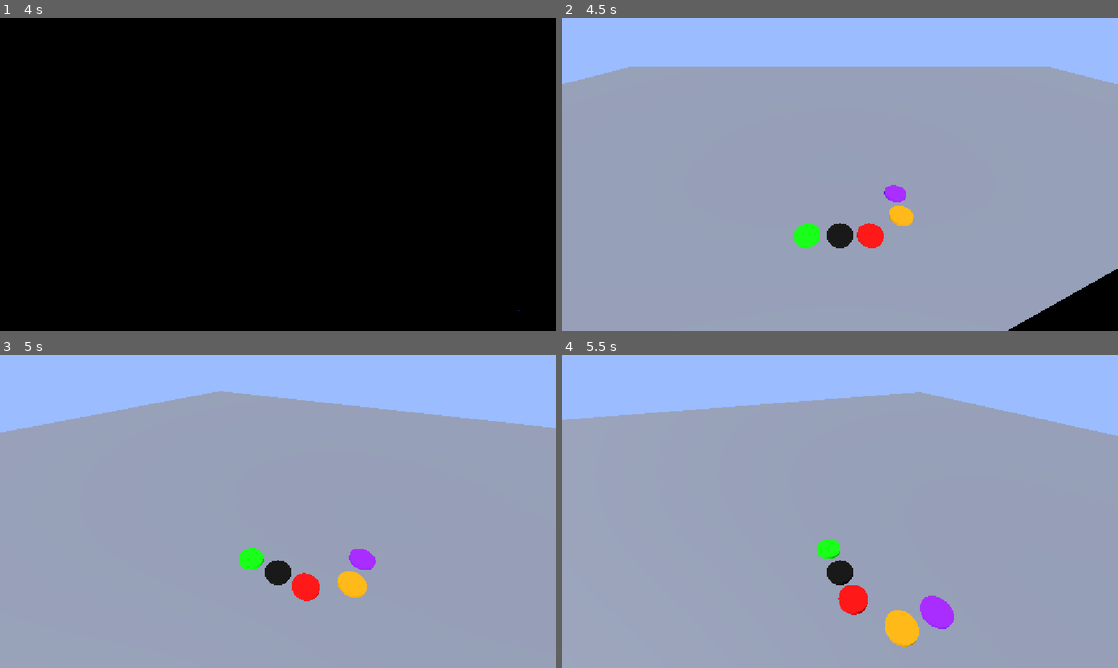
Above: before the commit, frames 1-4 (two rows, left to right).
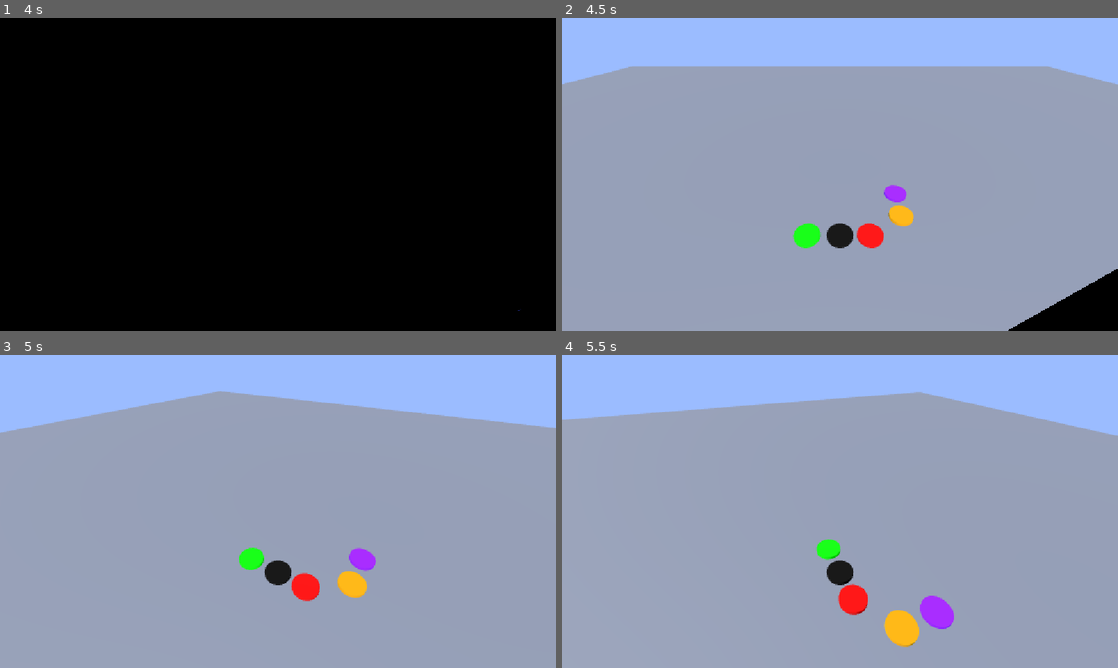
Above: after the commit, the same moments.

Repository: JZxAkuma/Game-Prototype-3
Game: Godot game, scene res://DO NOT TOUCH/Scene/main.tscn
The game is run twice, just before and just after one commit, with the same random seed, the same clock (stepped at 60 frames per second) and the same inputs.
Inputs:
- Up to frame 1 (4 s): tap Enter at 0.5 s; hold D (right) 0.53-1.28 s; hold J (a) 0.53-1.28 s; tap K (b) at 0.8, 1.35, 3.8 s; hold S (down) 1.28-2 s; tap I (y) at 1.55, 2.85 s; click "Start" at 2 s; tap A (left) at 2.75, 3.5 s; hold D (right) 2.78-3.53 s; hold J (a) 2.78-3.53 s; hold W (up) from 3.53 s (still down); tap J (a) at 3.6 s
- Up to frame 2 (4.5 s): release W (up) at 4.28 s; hold A (left) from 4.28 s (still down); hold K (b) from 4.28 s (still down)
- Up to frame 3 (5 s): keep holding A (left); keep holding K (b); tap I (y) at 4.55 s
- Up to frame 4 (5.5 s): keep holding A (left); release K (b) at 5.03 s; tap O (lb) at 5.1 s; tap J (a) at 5.3 s

Frame 1 is identical in both runs. In frame 2, 0.3% of the frame differs, in the area x 5-100%, y 15-74%; in frame 3, 0.2%; in frame 4, 0.3%.

Commit message:
tutorial screen improvements

Diff:
--- a/DO NOT TOUCH/Autoload/scene/transition.tscn
+++ b/DO NOT TOUCH/Autoload/scene/transition.tscn
@@ -99,6 +99,7 @@
 shader_parameter/reverse = true
 
 [node name="Transition" type="CanvasLayer" unique_id=45458557]
+layer = 10
 script = ExtResource("1_8tds3")
 
 [node name="AnimationPlayer" type="AnimationPlayer" parent="." unique_id=1715218653]
@@ -111,7 +112,7 @@
 anchor_bottom = 1.0
 grow_horizontal = 2
 grow_vertical = 2
-mouse_filter = 1
+mouse_filter = 2
 
 [node name="ColorRect" type="ColorRect" parent="Control" unique_id=1302733100]
 material = SubResource("ShaderMaterial_8tds3")
@@ -121,4 +122,5 @@
 anchor_bottom = 1.0
 grow_horizontal = 2
 grow_vertical = 2
+mouse_filter = 2
 color = Color(0, 0, 0, 1)
--- a/DO NOT TOUCH/Scene/minigames/sumo_scene.tscn
+++ b/DO NOT TOUCH/Scene/minigames/sumo_scene.tscn
@@ -43,10 +43,22 @@
 grow_horizontal = 2
 grow_vertical = 2
 
+[node name="ColorRect" type="ColorRect" parent="Tutorial layer/Control" unique_id=1727269567]
+layout_mode = 1
+anchors_preset = 15
+anchor_right = 1.0
+anchor_bottom = 1.0
+grow_horizontal = 2
+grow_vertical = 2
+color = Color(0, 0, 0, 1)
+
 [node name="VBoxContainer" type="VBoxContainer" parent="Tutorial layer/Control" unique_id=1526179489]
-layout_mode = 0
-offset_right = 40.0
-offset_bottom = 40.0
+layout_mode = 1
+anchors_preset = 15
+anchor_right = 1.0
+anchor_bottom = 1.0
+grow_horizontal = 2
+grow_vertical = 2
 
 [node name="HBoxContainer" type="HBoxContainer" parent="Tutorial layer/Control/VBoxContainer" unique_id=1658354808]
 layout_mode = 2
@@ -64,6 +76,7 @@
 
 [node name="VBoxContainer" type="VBoxContainer" parent="Tutorial layer/Control/VBoxContainer/HBoxContainer" unique_id=698594156]
 layout_mode = 2
+size_flags_horizontal = 3
 
 [node name="title label" type="Label" parent="Tutorial layer/Control/VBoxContainer/HBoxContainer/VBoxContainer" unique_id=1612084044]
 layout_mode = 2
@@ -79,6 +92,8 @@
 
 [node name="tutorial card container" type="HBoxContainer" parent="Tutorial layer/Control/VBoxContainer" unique_id=1154320618]
 layout_mode = 2
+size_flags_vertical = 3
+alignment = 1
 
 [node name="Game scene" type="Node3D" parent="." unique_id=228173283]
 
--- a/project.godot
+++ b/project.godot
@@ -108,3 +108,6 @@
 [rendering]
 
 rendering_device/driver.windows="d3d12"
+anti_aliasing/quality/msaa_2d=2
+anti_aliasing/quality/msaa_3d=2
+anti_aliasing/quality/screen_space_aa=1
